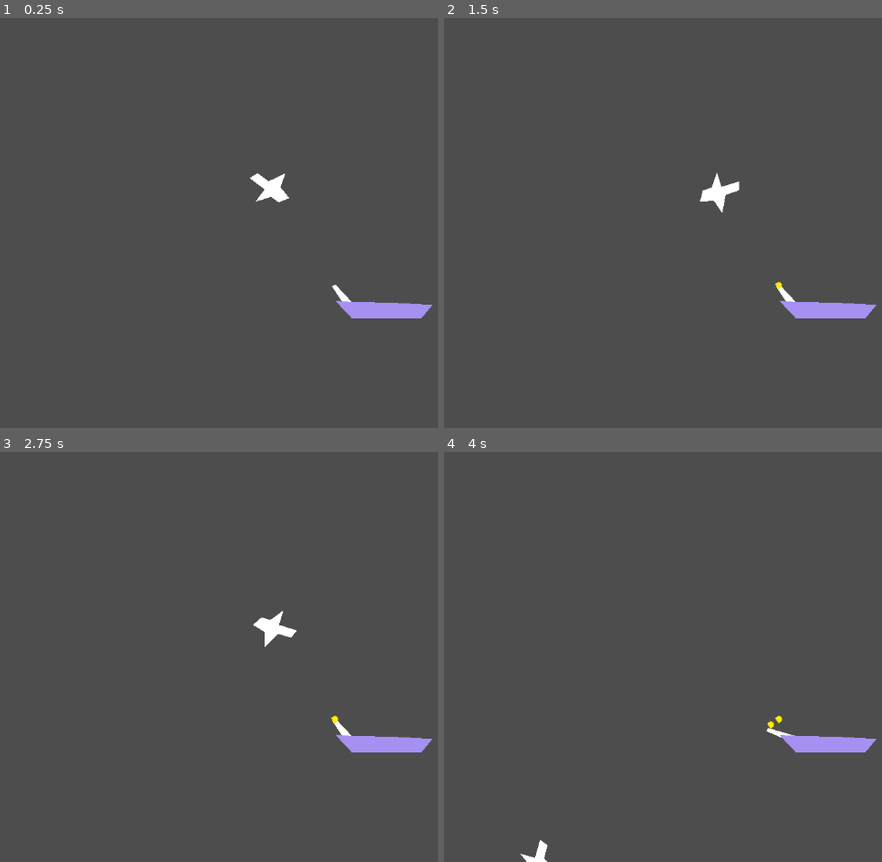
Above: before the commit, frames 1-4 (two rows, left to right).
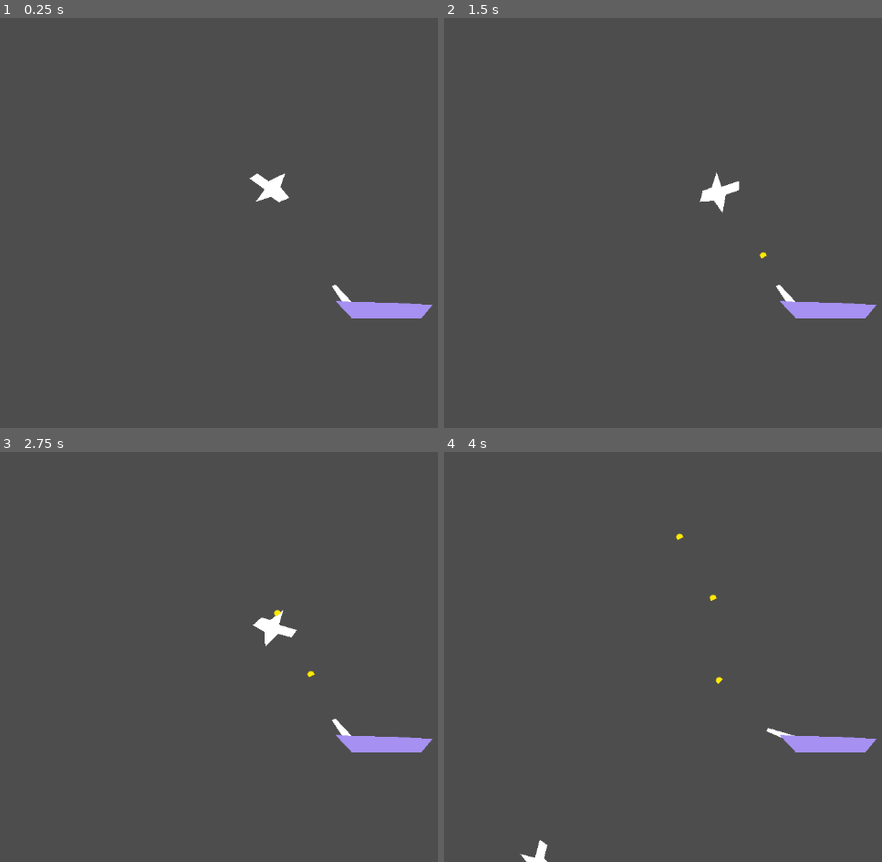
Above: after the commit, the same moments.

Repository: juunp/dogfight
Game: Godot game, scene res://scenes/main.tscn
Same seed, same stepped clock (60 frames per second), same inputs: the game is played once before the commit and once after it.
Inputs (mouse positions are in pixels of both pictures, inside the frame that each line leads up to):
- Up to frame 1 (0.25 s): no input
- Up to frame 2 (1.5 s): tap Enter at 0.5, 0.6 s; move the mouse to (outside the picture) at 0.52 s; hold Right (rotate_right) 0.53-1.28 s; click (outside the picture) at 0.67 s; move the mouse to (658, 243) at 1.27 s; hold Left (rotate_left) from 1.28 s (still down); tap Keypad Enter at 1.35 s
- Up to frame 3 (2.75 s): move the mouse to (433, 566) at 2.02 s; release Left (rotate_left) at 2.03 s; hold Right (rotate_right) from 2.03 s (still down); hold Shift from 2.03 s (still down)
- Up to frame 4 (4 s): move the mouse to (768, 739) at 2.77 s; release Right (rotate_right) at 2.78 s; release Shift at 2.78 s; hold Up (accelerate) 2.78-3.53 s; tap Ctrl at 2.85 s; click (768, 739) at 2.92 s; move the mouse to (outside the picture) at 3.52 s; hold Left (rotate_left) from 3.53 s (still down); tap Enter at 3.6 s

The runs differ from the first frame. In frame 1, less than 0.1% of the frame differs, in the area x 56-67%, y 37-45%; in frame 2, less than 0.1%; in frame 3, less than 0.1%; in frame 4, 0.1%, in the area x 17-78%, y 19-100%.

Commit message:
bullets are fired

Diff:
--- a/scripts/player.gd
+++ b/player.gd
@@ -8,6 +8,7 @@
 @onready var _boost_flames : Polygon2D = $"boost flames"
 
 func _ready() -> void:
+	_boost_flames.visible = false
 	rotation_degrees = -45
 
 func _physics_process(delta: float) -> void:
@@ -22,7 +23,7 @@
 		velocity = transform.x * speed
 		_boost_flames.visible = true
 	if Input.is_action_just_released("accelerate"):
-		_boost_flames.visible = false;
+		_boost_flames.visible = false
 	move_and_slide()
 
 func take_damage(amount: int) -> int:
--- a/project.godot
+++ b/project.godot
@@ -14,6 +14,10 @@
 run/main_scene="uid://cb0ca3c2wbp7h"
 config/features=PackedStringArray("4.5", "GL Compatibility")
 config/icon="res://icon.svg"
+
+[editor_plugins]
+
+enabled=PackedStringArray("res://addons/ai_assistant_hub/plugin.cfg")
 
 [global_group]
 
@@ -40,6 +44,13 @@
 ]
 }
 
+[plugins]
+
+ai_assistant_hub/llm_api="ollama_api"
+ai_assistant_hub/preferences/thinking_target=0
+ai_assistant_hub/preferences/skip_greeting=false
+ai_assistant_hub/preferences/always_scroll_to_bottom=false
+
 [rendering]
 
 renderer/rendering_method="gl_compatibility"
--- /dev/null
+++ b/scenes/enemies/boats/destroyer.gd
@@ -0,0 +1,51 @@
+extends Enemy
+
+@onready var canon: Polygon2D = $canon
+@onready var main: Node = get_tree().get_root().get_node("Main")
+@onready var bullet = load("res://scenes/enemies/bullet.tscn")
+
+@export var _max_angle : int =  -160
+@export var _min_angle : int = -20
+@export var frames_count := 5
+
+var player: Player
+
+func _ready() -> void:
+	find_player()
+	if player != null:
+		canon.look_at(player.position)
+
+func _process(_delta: float) -> void:
+	if player == null:
+		return
+	if angle_to_player_in_view(calculate_angle_to_player(player.global_position)):
+		canon.look_at(player.position)
+
+func _on_timer_timeout() -> void:
+	if player != null && can_shoot():
+		shoot()
+
+func find_player():
+	player = get_tree().get_first_node_in_group("player")
+
+func can_shoot() -> bool:
+	return angle_to_player_in_view(calculate_angle_to_player(player.global_position))
+
+func calculate_angle_to_player(player_position: Vector2) -> float:
+	var direction = player_position - global_position
+	return rad_to_deg(direction.angle())
+
+func angle_to_player_in_view(angle: float) -> bool:
+	return angle < _min_angle && angle > _max_angle
+
+
+func shoot() -> void:
+	var inst = bullet.instantiate()
+	inst.direction = canon.rotation + PI / 2
+	inst.spawnPosition = get_spawn_position()
+	inst.spawnRotation = canon.rotation + PI / 2
+	main.add_child.call_deferred(inst)
+
+
+func get_spawn_position() -> Vector2:
+	return canon.get_node("bullet_spawn").global_position
--- a/scenes/enemies/boats/destroyer.tscn
+++ b/scenes/enemies/boats/destroyer.tscn
@@ -1,6 +1,6 @@
 [gd_scene load_steps=2 format=3 uid="uid://cjkwopfq7jsfy"]
 
-[ext_resource type="Script" uid="uid://cwdjhbt3ptu5o" path="res://scripts/destroyer.gd" id="1_l4bph"]
+[ext_resource type="Script" uid="uid://cwdjhbt3ptu5o" path="res://scenes/enemies/boats/destroyer.gd" id="1_l4bph"]
 
 [node name="Destroyer" type="Node2D"]
 scale = Vector2(0.70207775, 0.56)
@@ -26,5 +26,4 @@
 [node name="Timer" type="Timer" parent="."]
 autostart = true
 
-[connection signal="shoot" from="." to="." method="_on_shoot"]
 [connection signal="timeout" from="Timer" to="." method="_on_timer_timeout"]
--- a/scenes/enemies/bullet.gd
+++ b/scenes/enemies/bullet.gd
@@ -1 +1,16 @@
 extends CharacterBody2D
+class_name Bullet
+
+@export var SPEED = 110
+
+var direction : float
+var spawnPosition : Vector2
+var spawnRotation : float
+
+func _ready() -> void:
+	global_position = spawnPosition
+	global_rotation = spawnRotation
+
+func _physics_process(_delta: float) -> void:
+	velocity = Vector2(0, -SPEED).rotated(direction)
+	move_and_slide()
--- a/scenes/enemies/bullet.tscn
+++ b/scenes/enemies/bullet.tscn
@@ -7,9 +7,12 @@
 points = PackedVector2Array(5, 4.5, 5, -1.5, 0, -4.5, -5, -1.5, -5, 4.5)
 
 [node name="Bullet" type="CharacterBody2D" groups=["bullets"]]
+z_index = 5
 script = ExtResource("1_p5aa7")
 
 [node name="Sprite2D" type="Sprite2D" parent="."]
+position = Vector2(0, 0.5)
+scale = Vector2(1, 0.9)
 texture = ExtResource("1_hl25f")
 
 [node name="CollisionShape2D" type="CollisionShape2D" parent="."]
--- a/scenes/enemies/enemy.gd
+++ b/scenes/enemies/enemy.gd
@@ -1,7 +1,6 @@
 class_name Enemy
 extends Node2D
 
-signal shoot(direction: float, location: Vector2)
 
 func get_next_position(player: Player, frames_count: int) -> Vector2:
 	return player.global_position * player.speed * frames_count
--- a/scenes/main.gd
+++ b/scenes/main.gd
@@ -1,18 +1 @@
 extends Node2D
-
-
-func _ready() -> void:
-	var enemys = get_tree().get_nodes_in_group("enemy")
-	for e in enemys:
-		var enemy = e as Enemy
-		enemy.shoot.connect(_on_shoot)
-
-var Bullet = preload("res://scenes/enemies/bullet.tscn")
-
-func _on_shoot(direction: float, location: Vector2)-> void:
-	print("shoot listened")
-	var spawned_bullet = Bullet.instantiate()
-	add_child(spawned_bullet)
-	spawned_bullet.rotation = direction
-	spawned_bullet.position = location
-	spawned_bullet.velocity = spawned_bullet.velocity.rotated(direction)
--- a/scenes/player.tscn
+++ b/scenes/player.tscn
@@ -1,6 +1,6 @@
 [gd_scene load_steps=3 format=3 uid="uid://ckllnmq6vc5dp"]
 
-[ext_resource type="Script" uid="uid://4bpxxuov4dkw" path="res://scripts/player.gd" id="1_3vyb7"]
+[ext_resource type="Script" uid="uid://4bpxxuov4dkw" path="res://player.gd" id="1_3vyb7"]
 
 [sub_resource type="SpriteFrames" id="SpriteFrames_sh265"]
 
@@ -16,11 +16,11 @@
 
 [node name="plane" type="Polygon2D" parent="."]
 position = Vector2(-7.6293945e-06, 7.6293945e-06)
-rotation = 0.7987321
+rotation = 0.7853982
 scale = Vector2(0.25403222, 0.20175442)
 polygon = PackedVector2Array(-44, -15, -138, -101, -90, -141, -20, -79, 84, -143, 54, -33, 110, 51, 44, 85, -4, 43, -100, 83)
+uv = PackedVector2Array(-44, -15, -138, -101, -90, -141, -20, -79, 84, -143, 54, -33, 110, 51, 44, 85, -4, 43, -100, 83)
 
 [node name="boost flames" type="Polygon2D" parent="."]
-visible = false
 color = Color(1, 0.27058825, 0.21176471, 1)
 polygon = PackedVector2Array(-25, -8, -37, -17, -37, -11, -48, -17, -46, -11, -61, -12, -49, -6, -53, 0, -41, -4, -43, 0, -28, -3)
--- a/scripts/destroyer.gd
+++ /dev/null
@@ -1,33 +0,0 @@
-extends Enemy
-
-@export var _max_angle : int =  -160
-@export var _min_angle : int = -20
-@export var frames_count := 5
-@onready var canon: Polygon2D = $canon
-var player: Player
-
-func _ready() -> void:
-	find_player()
-	if player != null:
-		canon.look_at(player.position)
-
-func _process(_delta: float) -> void:
-	if player == null:
-		return
-	if calculate_angle_to_player(player.global_position):
-		canon.look_at(player.position)
-
-func _on_timer_timeout() -> void:
-	if player != null && can_shoot():
-		shoot.emit(calculate_angle_to_player(player.global_position), canon.get_node("bullet_spawn").global_position)
-
-func find_player():
-	player = get_tree().get_first_node_in_group("player")
-
-func can_shoot() -> bool:
-	return calculate_angle_to_player(player.global_position)
-
-func calculate_angle_to_player(player_position: Vector2) -> bool:
-	var direction = player_position - global_position
-	var angle = rad_to_deg(direction.angle())
-	return angle < _min_angle && angle > _max_angle
Not shown, added: addons/ai_assistant_hub/ai_answer_handler.gd
Not shown, added: addons/ai_assistant_hub/ai_answer_handler.gd.uid
Not shown, added: addons/ai_assistant_hub/ai_assistant_hub.gd
Not shown, added: addons/ai_assistant_hub/ai_assistant_hub.gd.uid
Not shown, added: addons/ai_assistant_hub/ai_assistant_hub.tscn
Not shown, added: addons/ai_assistant_hub/ai_chat.gd
Not shown, added: addons/ai_assistant_hub/ai_chat.gd.uid
Not shown, added: addons/ai_assistant_hub/ai_chat.tscn
Not shown, added: addons/ai_assistant_hub/ai_conversation.gd
Not shown, added: addons/ai_assistant_hub/ai_conversation.gd.uid
Not shown, added: addons/ai_assistant_hub/ai_hub_plugin.gd
Not shown, added: addons/ai_assistant_hub/ai_hub_plugin.gd.uid
(and 81 more such lines)
